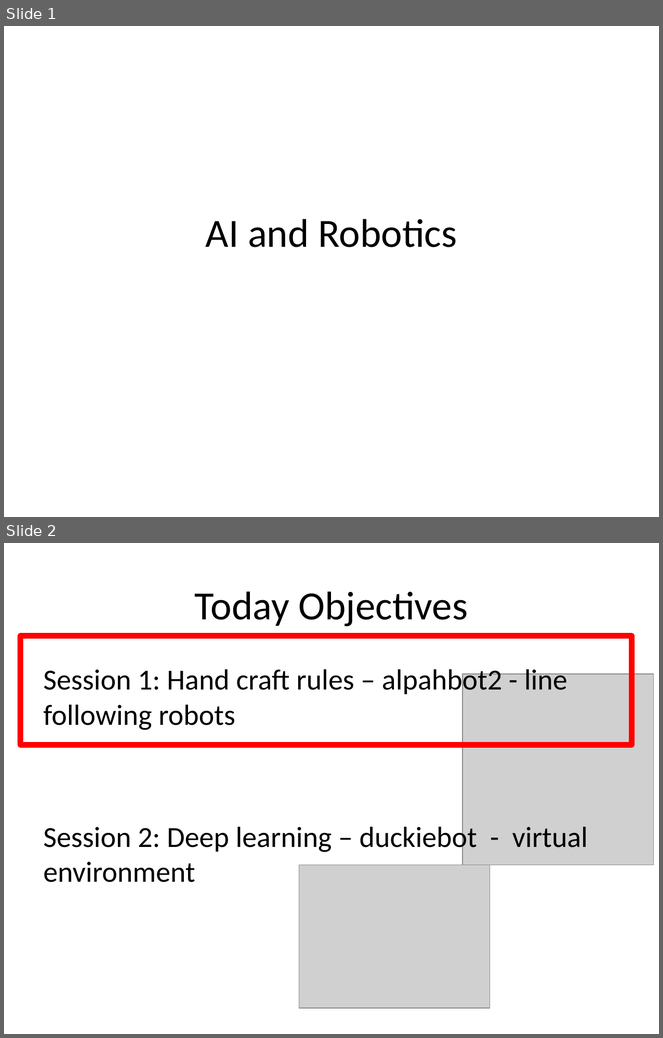
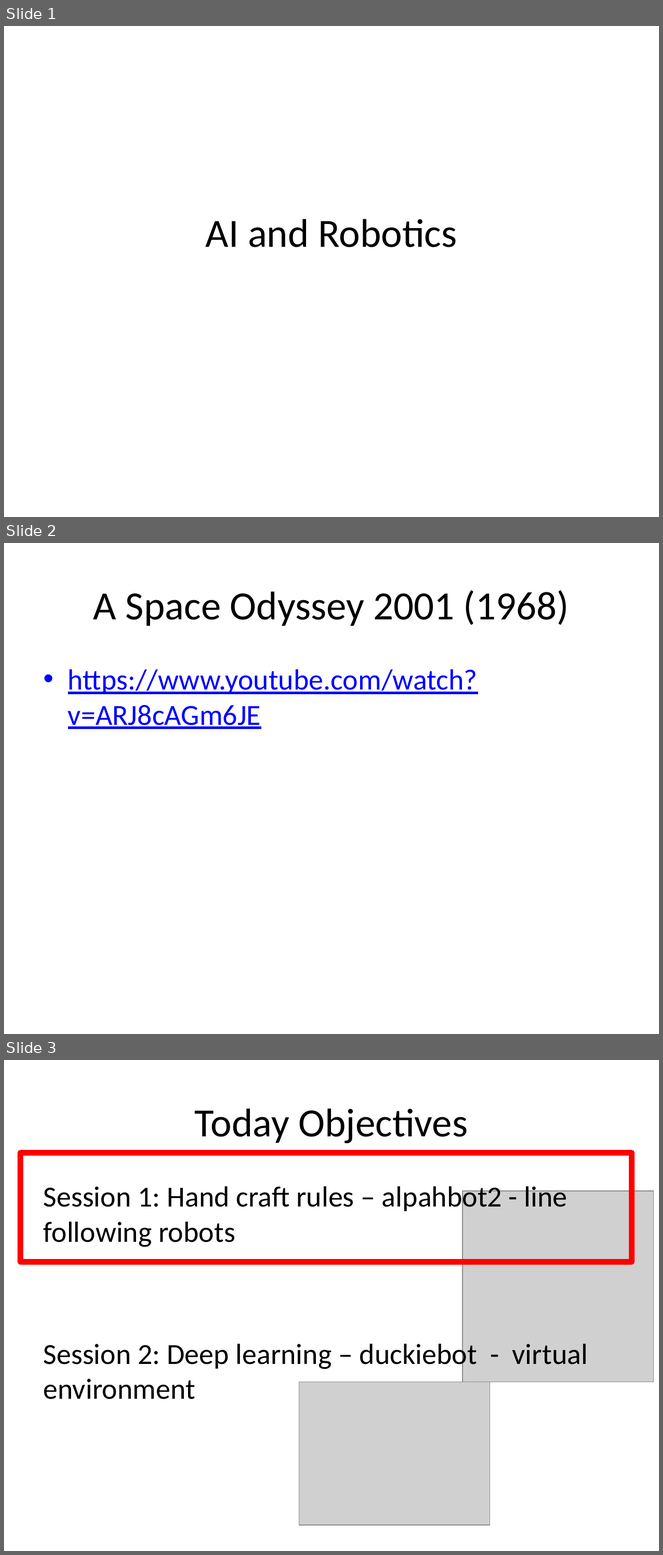
Before and after one commit to skyap/Intro-AI-Robotics, a slide deck: slides/10.AI and Robotics.pptx. Shown one above the other, each under a label of ours: slides 1 and 2 before the commit, slides 1, 2 and 3 after it. The pictures are 663x1038 and 663x1555 pixels, drawn with LibreOffice and Linux fonts; fonts in the diff are those of the drawing; grey boxes stand for pictures. Boxes give left, top, right and bottom in pixels: in the first picture for what was removed or moved away, otherwise in the second. Text is boxed around its words. In the diff, an @@ line names an element or a change of style, - is before the commit and + after.

```diff
--- a/slides/10.AI and Robotics.pptx
+++ b/slides/10.AI and Robotics.pptx
@@ slide 2 added at <box>4,543,659,1034</box>, background #FFFFFF @@
@@ title added at <box>93,590,569,626</box>, 44 pt, text #000000 @@
+A Space Odyssey 2001 (1968)
@@ text added at <box>68,669,478,729</box>, 32 pt, text #0000FF, underline @@
+• https://www.youtube.com/watch?v=ARJ8cAGm6JE
@@ what was slide 2 is now slide 3 @@
```
Also in this commit, not shown: 1 slide changed, 16 other files.
